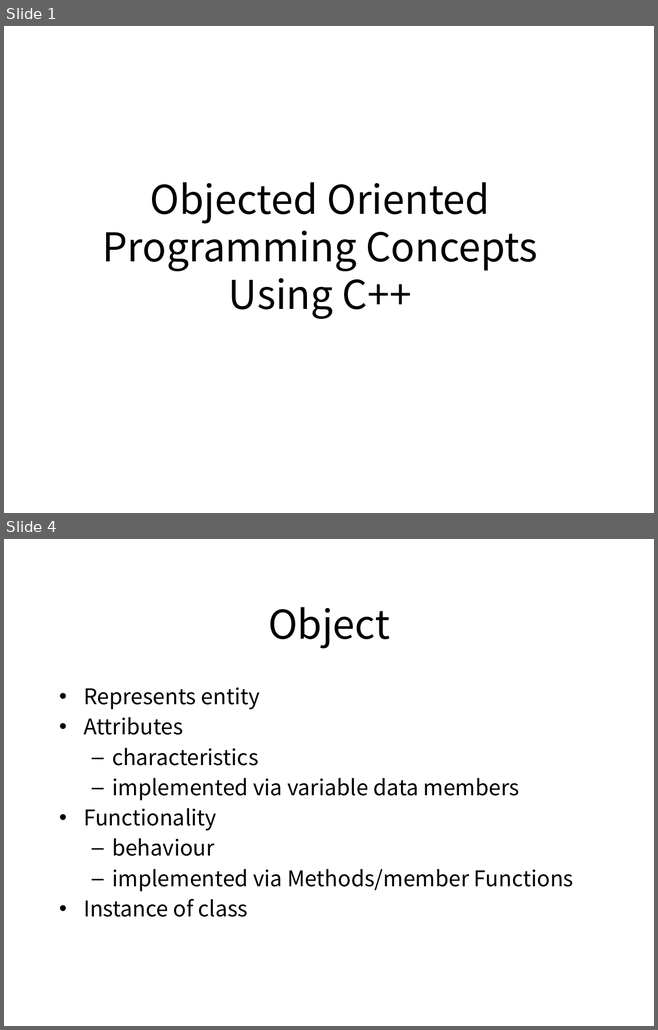
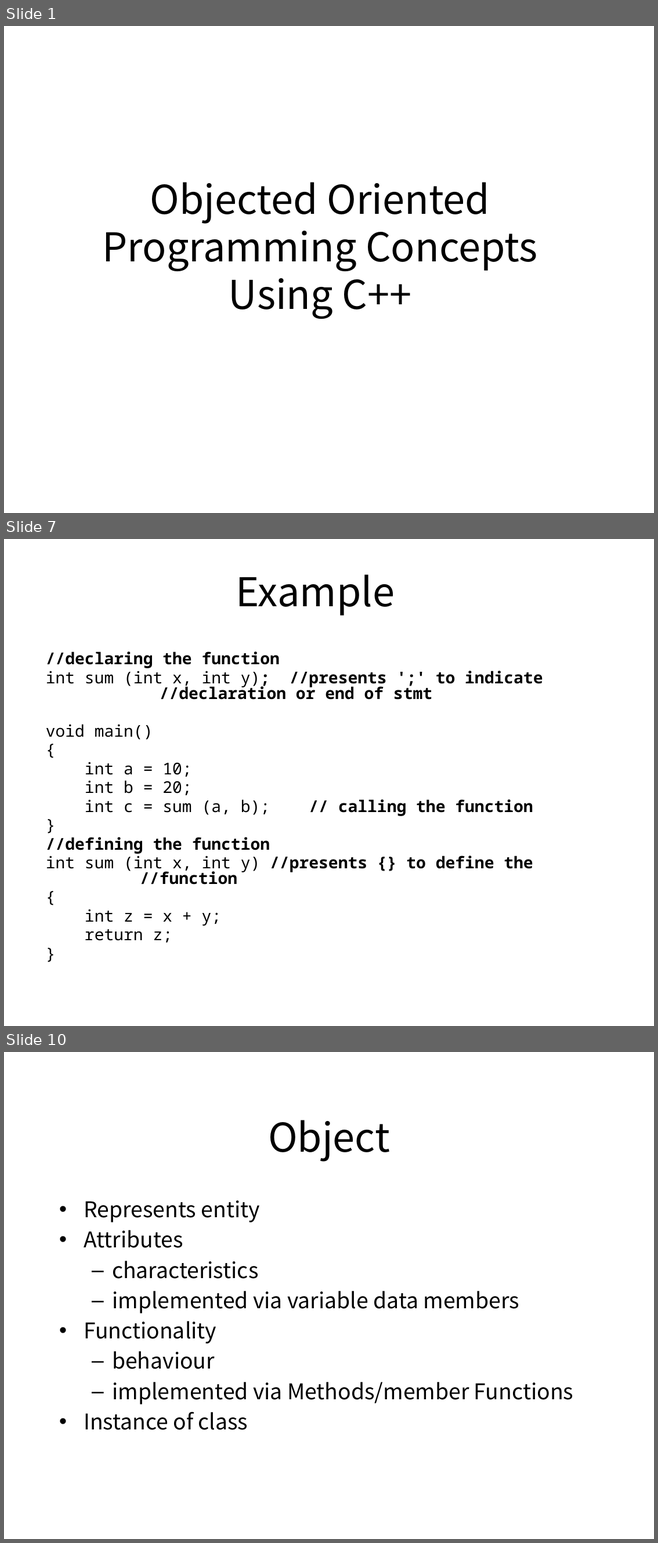
Before and after one commit to pankajfri/Training-Materials, a slide deck: Objected Oriented Programming Concepts Using C++ & Data Structures/OOPs with C++.pptx. Shown one above the other, each under a label of ours: slides 1 and 4 before the commit, slides 1, 7 and 10 after it; the slides between them are not shown. The pictures are 658x1030 and 658x1543 pixels, drawn with LibreOffice and Linux fonts; fonts in the diff are those of the drawing; background and template pictures are left out. Boxes give left, top, right and bottom in pixels: in the first picture for what was removed or moved away, otherwise in the second. Text is boxed around its words. In the diff, an @@ line names an element or a change of style, - is before the commit and + after.

```diff
--- a/Objected Oriented Programming Concepts Using C++ & Data Structures/OOPs with C++.pptx
+++ b/Objected Oriented Programming Concepts Using C++ & Data Structures/OOPs with C++.pptx
@@ slide 7 added at (4,539,654,1026), background #FFFFFF @@
@@ title added at (236,574,394,616), 44 pt, text #000000 @@
+Example
@@ text added at (46,652,542,943), 18 pt, text #000000, bold @@
+//declaring the function
+int sum (int x, int y); //presents ';' to indicate //declaration or end of stmt
+void main()
+{
+int a = 10;
+int b = 20;
+int c = sum (a, b); // calling the function
+}
+//defining the function
+int sum (int x, int y) //presents {} to define the //function
+{
+int z = x + y;
+return z;
+}
@@ what was slide 4 is now slide 10 @@
```
Also in this commit, not shown: 2 slides changed, 5 other slides added, 6 other files.
